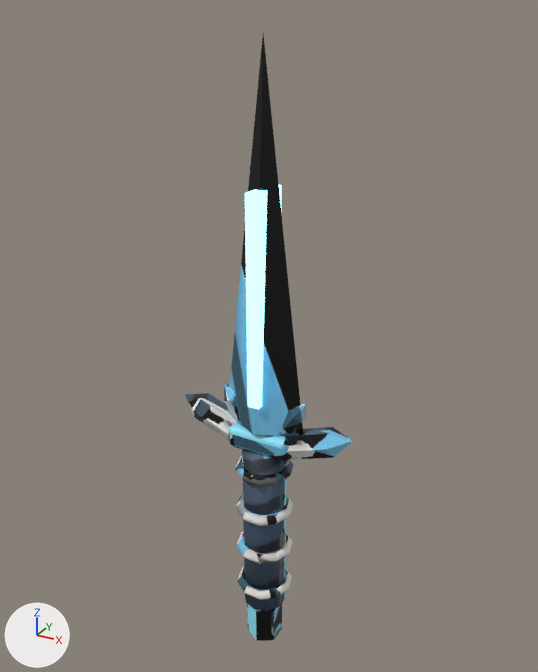
What one commit did to the Blender file Blender/Weapons/Dagger/04_tundra_dagger.blend.
The view is the same before and after, from a 50 mm lens placed at (0.272, -0.486, 0.432), pointed at (-0.005, 0.018, 0.18). The axes (+X, +Y, +Z) are drawn at lower left. The lights are the same throughout. The picture after the commit comes second.

Objects in the first picture: 'Weapon'.
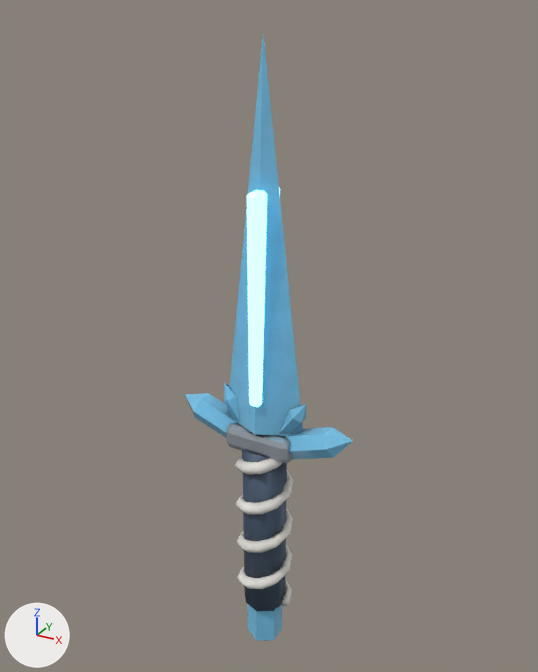
Where the change shows, as pixel boxes (x1, y1, x2, y2) in the pictures (538 x 672 px; the box of a moved part takes in the faces that stretch with it):
part 1 of me_weapon, rebuilt (11% narrower): before (245, 185, 282, 410); after (247, 188, 280, 407)
part 2 of me_weapon, moved or reshaped: before (235, 456, 294, 600); after (227, 423, 294, 611)
part 3 of me_weapon, surface changed: (185, 34, 352, 641) in both

What the commit changed:
me_weapon is used by ob_weapon; location (0.0, 0.0, 0.0).
me_weapon had 322 vertices, 628 faces and spanned x -0.082..0.082, y -0.025..0.025, z -0.141..0.419.
me_weapon now has 405 vertices, 810 faces and spans x -0.082..0.082, y -0.025..0.025, z -0.141..0.419.
me_weapon part 1: the loose piece of 8 vertices spanning x -0.005..0.005, y -0.019..0.019, z 0.131..0.309 is rebuilt with 24 vertices and now spans x -0.005..0.005, y -0.019..0.019, z 0.131..0.309.
me_weapon part 2: 196 vertices removed from x -0.022..0.026, y -0.025..0.025, z -0.068..0.068; 263 vertices added at x -0.03..0.03, y -0.025..0.025, z -0.089..0.102.
me_weapon part 3: 165 kept faces spanning x -0.082..0.082, y -0.02..0.02, z -0.141..0.419 get new texture (UV) coordinates.
